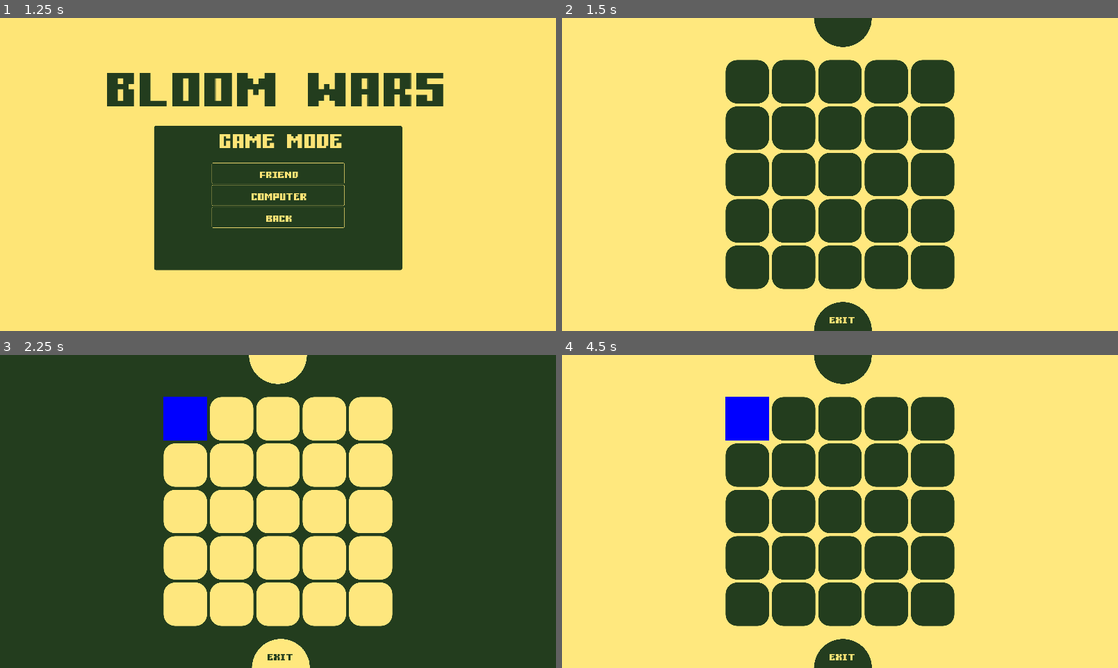
Above: before the commit, frames 1-4 (two rows, left to right).
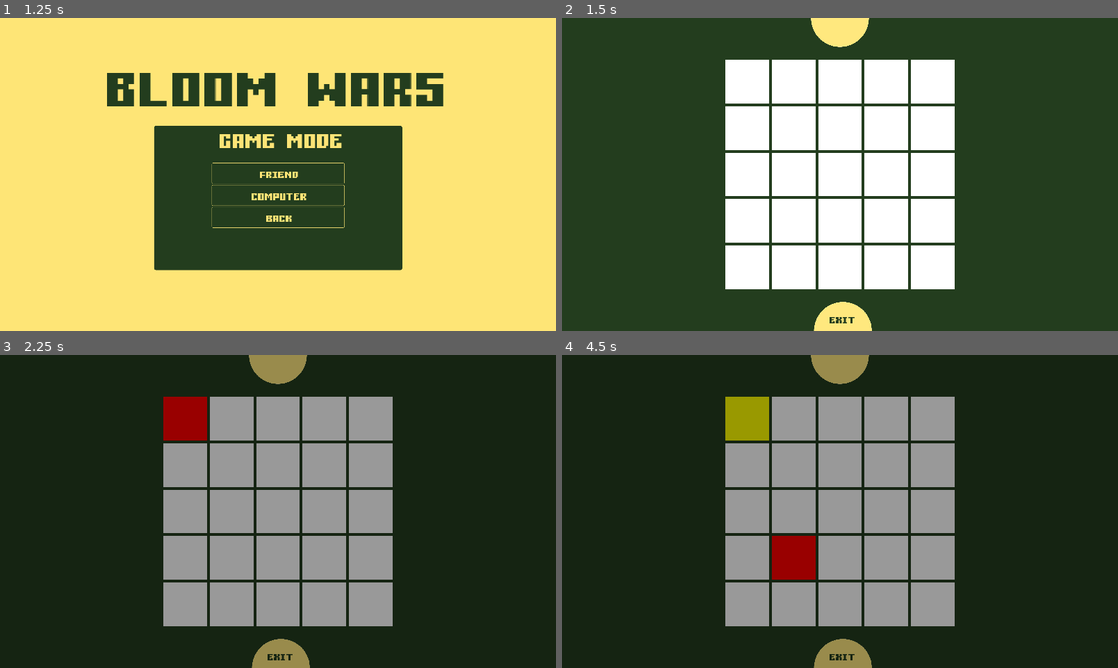
Above: after the commit, the same moments.

Repository: Abdullah-Younas/BloomWars
Game: Godot game, scene res://Scenes/MainMenu.tscn
Same seed, same stepped clock (60 frames per second), same inputs: the game is played once before the commit and once after it. Sound files missing from this copy of the repository are replaced by a short silence.
Inputs (mouse positions are in pixels of both pictures, inside the frame that each line leads up to):
- Up to frame 1 (1.25 s): click "START GAME" at 0.5 s
- Up to frame 2 (1.5 s): click "FRIEND" at 1.25 s
- Up to frame 3 (2.25 s): tap Enter at 2 s; move the mouse to (183, 417) at 2.02 s; click (183, 417) at 2.17 s
- Up to frame 4 (4.5 s): tap Space at 2.75, 4.25 s; click (745, 417) at 2.92 s; tap Enter at 3.5 s; move the mouse to (895, 442) at 3.52 s; click (895, 442) at 3.67 s; move the mouse to (812, 574) at 4.27 s; click (812, 574) at 4.42 s

Frame 1 is identical in both runs. In frame 2, 100% of the frame differs, in the area x 0-100%, y 0-100%; in frame 3, 100%; in frame 4, 100%.

Commit message:
BloomWarsV0.50

Diff:
--- a/BloomWars/Scenes/MainGame.gd
+++ b/BloomWars/Scenes/MainGame.gd
@@ -1,24 +1,109 @@
 extends Control
 
-@onready var light_mode = $LightMode
-@onready var dark_mode = $DarkMode
+@onready var grid_container_d = $DarkMode/GridContainerD
 
-var light_turn := true # start with light mode's turn
+var rows = 5
+var cols = 5
+var light_turn := true
+var current_player: int = 1
+var grid = []
+
+func end_turn():
+	current_player = 2 if current_player == 1 else 1
+	print("Player", current_player, "turn!")
+
+
+@onready var D00 = $DarkMode/GridContainerD/Label
+@onready var D01 = $DarkMode/GridContainerD/Label2
+@onready var D02 = $DarkMode/GridContainerD/Label3
+@onready var D03 = $DarkMode/GridContainerD/Label4
+@onready var D04 = $DarkMode/GridContainerD/Label5
+@onready var D05 = $DarkMode/GridContainerD/Label6
+@onready var D06 = $DarkMode/GridContainerD/Label7
+@onready var D07 = $DarkMode/GridContainerD/Label8
+@onready var D08 = $DarkMode/GridContainerD/Label9
+@onready var D09 = $DarkMode/GridContainerD/Label10
+@onready var D10 = $DarkMode/GridContainerD/Label11
+@onready var D11 = $DarkMode/GridContainerD/Label12
+@onready var D12 = $DarkMode/GridContainerD/Label13
+@onready var D13 = $DarkMode/GridContainerD/Label14
+@onready var D14 = $DarkMode/GridContainerD/Label15
+@onready var D15 = $DarkMode/GridContainerD/Label16
+@onready var D16 = $DarkMode/GridContainerD/Label17
+@onready var D17 = $DarkMode/GridContainerD/Label18
+@onready var D18 = $DarkMode/GridContainerD/Label19
+@onready var D19 = $DarkMode/GridContainerD/Label20
+@onready var D20 = $DarkMode/GridContainerD/Label21
+@onready var D21 = $DarkMode/GridContainerD/Label22
+@onready var D22 = $DarkMode/GridContainerD/Label23
+@onready var D23 = $DarkMode/GridContainerD/Label24
+@onready var D24 = $DarkMode/GridContainerD/Label25
 
 func _ready():
+	# Fill grid with label references
+	grid = [
+		[D00, D01, D02, D03, D04],
+		[D05, D06, D07, D08, D09],
+		[D10, D11, D12, D13, D14],
+		[D15, D16, D17, D18, D19],
+		[D20, D21, D22, D23, D24],
+	]
+	var i = 0
+	for r in range(rows):
+		grid.append([])
+		for c in range(cols):
+			var cell = grid_container_d.get_child(i)
+			cell.click_count = 0
+			cell.set_color(Color.WHITE)
+			cell.connect("gui_input", Callable(self, "_on_cell_clicked").bind(r, c))
+			grid[r].append(cell)
+			i += 1
 	_update_mode()
+
+func _on_cell_clicked(event: InputEvent, r, c):
+	if event is InputEventMouseButton and event.button_index == MOUSE_BUTTON_LEFT and event.pressed:
+		var color_to_use = Color.RED if light_turn else Color.YELLOW
+
+		grid[r][c].set_color(color_to_use)
+		grid[r][c].click_count += 1
+
+		if grid[r][c].click_count >= 4:
+			_explode(r, c)
+
+		switch_turn()
+
+
+func _explode(r, c):
+	var old_color = grid[r][c].get_color()
+
+	grid[r][c].set_color(Color.WHITE)
+	grid[r][c].click_count = 0
+
+	for offset in [[0,-1], [0,1], [-1,0], [1,0]]:
+		var nr = r + offset[0]
+		var nc = c + offset[1]
+		if nr >= 0 and nr < rows and nc >= 0 and nc < cols:
+			var neighbor = grid[nr][nc]
+			if neighbor.get_color() != old_color and neighbor.get_color() != Color.WHITE:
+				neighbor.click_count += 1
+			else:
+				neighbor.click_count = 1
+
+			neighbor.set_color(old_color)
+
 
 func switch_turn():
 	light_turn = !light_turn
 	_update_mode()
 
+
 func _update_mode():
-	light_mode.visible = light_turn
-	dark_mode.visible =  !light_turn
+	# Here you can change UI theme depending on player
+	if light_turn:
+		modulate = Color(1, 1, 1)  # example: white tint for light mode
+	else:
+		modulate = Color(0.6, 0.6, 0.6)  # example: grey tint for dark mode
+
 
 func _on_exit_2m_pressed():
 	get_tree().change_scene_to_file("res://Scenes/MainMenu.tscn")
-
-func _input(event):
-	if Input.is_mouse_button_pressed(MOUSE_BUTTON_LEFT):
-		switch_turn()
--- a/BloomWars/Scenes/MainGame.tscn
+++ b/BloomWars/Scenes/MainGame.tscn
@@ -1,8 +1,6 @@
-[gd_scene load_steps=17 format=3 uid="uid://bdb486pk62er2"]
-
-[ext_resource type="Texture2D" uid="uid://c3hqyq04y11tb" path="res://Assets/LightBG.png" id="1_myymi"]
+[gd_scene load_steps=13 format=3 uid="uid://bdb486pk62er2"]
+
 [ext_resource type="Script" path="res://Scenes/MainGame.gd" id="1_s0qov"]
-[ext_resource type="Texture2D" uid="uid://dxj4lr2187ex7" path="res://Assets/UISemiCircle4Light.png" id="2_tcnmq"]
 [ext_resource type="Script" path="res://Scripts/Label.gd" id="3_bswlg"]
 [ext_resource type="Texture2D" uid="uid://o8aad267hmvs" path="res://Assets/DarkBG.png" id="4_aj7nr"]
 [ext_resource type="FontFile" uid="uid://ck7n44exy53bg" path="res://Assets/Fonts/Gamer.ttf" id="5_h67eh"]
@@ -32,16 +30,6 @@
 
 [sub_resource type="StyleBoxFlat" id="StyleBoxFlat_b1xo8"]
 bg_color = Color(0.141176, 0.239216, 0.121569, 0)
-
-[sub_resource type="StyleBoxTexture" id="StyleBoxTexture_812u5"]
-texture = ExtResource("1_myymi")
-
-[sub_resource type="StyleBoxFlat" id="StyleBoxFlat_a43gy"]
-bg_color = Color(0.136719, 0.238281, 0.117188, 1)
-corner_radius_top_left = 40
-corner_radius_top_right = 40
-corner_radius_bottom_right = 40
-corner_radius_bottom_left = 40
 
 [node name="Control" type="Control"]
 layout_mode = 3
@@ -88,122 +76,170 @@
 [node name="Label2" type="Label" parent="DarkMode/GridContainerD"]
 custom_minimum_size = Vector2(150, 150)
 layout_mode = 2
-theme_override_styles/normal = SubResource("StyleBoxFlat_ajusl")
+mouse_filter = 0
+theme_override_styles/normal = SubResource("StyleBoxFlat_ajusl")
+script = ExtResource("3_bswlg")
 
 [node name="Label3" type="Label" parent="DarkMode/GridContainerD"]
 custom_minimum_size = Vector2(150, 150)
 layout_mode = 2
-theme_override_styles/normal = SubResource("StyleBoxFlat_ajusl")
+mouse_filter = 0
+theme_override_styles/normal = SubResource("StyleBoxFlat_ajusl")
+script = ExtResource("3_bswlg")
 
 [node name="Label4" type="Label" parent="DarkMode/GridContainerD"]
 custom_minimum_size = Vector2(150, 150)
 layout_mode = 2
-theme_override_styles/normal = SubResource("StyleBoxFlat_ajusl")
+mouse_filter = 0
+theme_override_styles/normal = SubResource("StyleBoxFlat_ajusl")
+script = ExtResource("3_bswlg")
 
 [node name="Label5" type="Label" parent="DarkMode/GridContainerD"]
 custom_minimum_size = Vector2(150, 150)
 layout_mode = 2
-theme_override_styles/normal = SubResource("StyleBoxFlat_ajusl")
+mouse_filter = 0
+theme_override_styles/normal = SubResource("StyleBoxFlat_ajusl")
+script = ExtResource("3_bswlg")
 
 [node name="Label6" type="Label" parent="DarkMode/GridContainerD"]
 custom_minimum_size = Vector2(150, 150)
 layout_mode = 2
-theme_override_styles/normal = SubResource("StyleBoxFlat_ajusl")
+mouse_filter = 0
+theme_override_styles/normal = SubResource("StyleBoxFlat_ajusl")
+script = ExtResource("3_bswlg")
 
 [node name="Label7" type="Label" parent="DarkMode/GridContainerD"]
 custom_minimum_size = Vector2(150, 150)
 layout_mode = 2
-theme_override_styles/normal = SubResource("StyleBoxFlat_ajusl")
+mouse_filter = 0
+theme_override_styles/normal = SubResource("StyleBoxFlat_ajusl")
+script = ExtResource("3_bswlg")
 
 [node name="Label8" type="Label" parent="DarkMode/GridContainerD"]
 custom_minimum_size = Vector2(150, 150)
 layout_mode = 2
-theme_override_styles/normal = SubResource("StyleBoxFlat_ajusl")
+mouse_filter = 0
+theme_override_styles/normal = SubResource("StyleBoxFlat_ajusl")
+script = ExtResource("3_bswlg")
 
 [node name="Label9" type="Label" parent="DarkMode/GridContainerD"]
 custom_minimum_size = Vector2(150, 150)
 layout_mode = 2
-theme_override_styles/normal = SubResource("StyleBoxFlat_ajusl")
+mouse_filter = 0
+theme_override_styles/normal = SubResource("StyleBoxFlat_ajusl")
+script = ExtResource("3_bswlg")
 
 [node name="Label10" type="Label" parent="DarkMode/GridContainerD"]
 custom_minimum_size = Vector2(150, 150)
 layout_mode = 2
-theme_override_styles/normal = SubResource("StyleBoxFlat_ajusl")
+mouse_filter = 0
+theme_override_styles/normal = SubResource("StyleBoxFlat_ajusl")
+script = ExtResource("3_bswlg")
 
 [node name="Label11" type="Label" parent="DarkMode/GridContainerD"]
 custom_minimum_size = Vector2(150, 150)
 layout_mode = 2
-theme_override_styles/normal = SubResource("StyleBoxFlat_ajusl")
+mouse_filter = 0
+theme_override_styles/normal = SubResource("StyleBoxFlat_ajusl")
+script = ExtResource("3_bswlg")
 
 [node name="Label12" type="Label" parent="DarkMode/GridContainerD"]
 custom_minimum_size = Vector2(150, 150)
 layout_mode = 2
-theme_override_styles/normal = SubResource("StyleBoxFlat_ajusl")
+mouse_filter = 0
+theme_override_styles/normal = SubResource("StyleBoxFlat_ajusl")
+script = ExtResource("3_bswlg")
 
 [node name="Label13" type="Label" parent="DarkMode/GridContainerD"]
 custom_minimum_size = Vector2(150, 150)
 layout_mode = 2
-theme_override_styles/normal = SubResource("StyleBoxFlat_ajusl")
+mouse_filter = 0
+theme_override_styles/normal = SubResource("StyleBoxFlat_ajusl")
+script = ExtResource("3_bswlg")
 
 [node name="Label14" type="Label" parent="DarkMode/GridContainerD"]
 custom_minimum_size = Vector2(150, 150)
 layout_mode = 2
-theme_override_styles/normal = SubResource("StyleBoxFlat_ajusl")
+mouse_filter = 0
+theme_override_styles/normal = SubResource("StyleBoxFlat_ajusl")
+script = ExtResource("3_bswlg")
 
 [node name="Label15" type="Label" parent="DarkMode/GridContainerD"]
 custom_minimum_size = Vector2(150, 150)
 layout_mode = 2
-theme_override_styles/normal = SubResource("StyleBoxFlat_ajusl")
+mouse_filter = 0
+theme_override_styles/normal = SubResource("StyleBoxFlat_ajusl")
+script = ExtResource("3_bswlg")
 
 [node name="Label16" type="Label" parent="DarkMode/GridContainerD"]
 custom_minimum_size = Vector2(150, 150)
 layout_mode = 2
-theme_override_styles/normal = SubResource("StyleBoxFlat_ajusl")
+mouse_filter = 0
+theme_override_styles/normal = SubResource("StyleBoxFlat_ajusl")
+script = ExtResource("3_bswlg")
 
 [node name="Label17" type="Label" parent="DarkMode/GridContainerD"]
 custom_minimum_size = Vector2(150, 150)
 layout_mode = 2
-theme_override_styles/normal = SubResource("StyleBoxFlat_ajusl")
+mouse_filter = 0
+theme_override_styles/normal = SubResource("StyleBoxFlat_ajusl")
+script = ExtResource("3_bswlg")
 
 [node name="Label18" type="Label" parent="DarkMode/GridContainerD"]
 custom_minimum_size = Vector2(150, 150)
 layout_mode = 2
-theme_override_styles/normal = SubResource("StyleBoxFlat_ajusl")
+mouse_filter = 0
+theme_override_styles/normal = SubResource("StyleBoxFlat_ajusl")
+script = ExtResource("3_bswlg")
 
 [node name="Label19" type="Label" parent="DarkMode/GridContainerD"]
 custom_minimum_size = Vector2(150, 150)
 layout_mode = 2
-theme_override_styles/normal = SubResource("StyleBoxFlat_ajusl")
+mouse_filter = 0
+theme_override_styles/normal = SubResource("StyleBoxFlat_ajusl")
+script = ExtResource("3_bswlg")
 
 [node name="Label20" type="Label" parent="DarkMode/GridContainerD"]
 custom_minimum_size = Vector2(150, 150)
 layout_mode = 2
-theme_override_styles/normal = SubResource("StyleBoxFlat_ajusl")
+mouse_filter = 0
+theme_override_styles/normal = SubResource("StyleBoxFlat_ajusl")
+script = ExtResource("3_bswlg")
 
 [node name="Label21" type="Label" parent="DarkMode/GridContainerD"]
 custom_minimum_size = Vector2(150, 150)
 layout_mode = 2
-theme_override_styles/normal = SubResource("StyleBoxFlat_ajusl")
+mouse_filter = 0
+theme_override_styles/normal = SubResource("StyleBoxFlat_ajusl")
+script = ExtResource("3_bswlg")
 
 [node name="Label22" type="Label" parent="DarkMode/GridContainerD"]
 custom_minimum_size = Vector2(150, 150)
 layout_mode = 2
-theme_override_styles/normal = SubResource("StyleBoxFlat_ajusl")
+mouse_filter = 0
+theme_override_styles/normal = SubResource("StyleBoxFlat_ajusl")
+script = ExtResource("3_bswlg")
 
 [node name="Label23" type="Label" parent="DarkMode/GridContainerD"]
 custom_minimum_size = Vector2(150, 150)
 layout_mode = 2
-theme_override_styles/normal = SubResource("StyleBoxFlat_ajusl")
+mouse_filter = 0
+theme_override_styles/normal = SubResource("StyleBoxFlat_ajusl")
+script = ExtResource("3_bswlg")
 
 [node name="Label24" type="Label" parent="DarkMode/GridContainerD"]
 custom_minimum_size = Vector2(150, 150)
 layout_mode = 2
-theme_override_styles/normal = SubResource("StyleBoxFlat_ajusl")
+mouse_filter = 0
+theme_override_styles/normal = SubResource("StyleBoxFlat_ajusl")
+script = ExtResource("3_bswlg")
 
 [node name="Label25" type="Label" parent="DarkMode/GridContainerD"]
 custom_minimum_size = Vector2(150, 150)
 layout_mode = 2
-theme_override_styles/normal = SubResource("StyleBoxFlat_ajusl")
+mouse_filter = 0
+theme_override_styles/normal = SubResource("StyleBoxFlat_ajusl")
+script = ExtResource("3_bswlg")
 
 [node name="ExitButton" type="TextureRect" parent="DarkMode"]
 layout_mode = 1
@@ -270,224 +306,4 @@
 theme_override_styles/focus = SubResource("StyleBoxFlat_b1xo8")
 text = "EXIT"
 
-[node name="LightMode" type="Panel" parent="."]
-layout_mode = 1
-anchors_preset = 15
-anchor_right = 1.0
-anchor_bottom = 1.0
-grow_horizontal = 2
-grow_vertical = 2
-theme_override_styles/panel = SubResource("StyleBoxTexture_812u5")
-
-[node name="GridContainerL" type="GridContainer" parent="LightMode"]
-layout_mode = 1
-anchors_preset = 8
-anchor_left = 0.5
-anchor_top = 0.5
-anchor_right = 0.5
-anchor_bottom = 0.5
-offset_left = -395.0
-offset_top = -395.0
-offset_right = 395.0
-offset_bottom = 395.0
-grow_horizontal = 2
-grow_vertical = 2
-theme_override_constants/h_separation = 10
-theme_override_constants/v_separation = 10
-columns = 5
-
-[node name="Label" type="Label" parent="LightMode/GridContainerL"]
-custom_minimum_size = Vector2(150, 150)
-layout_mode = 2
-mouse_filter = 0
-theme_override_styles/normal = SubResource("StyleBoxFlat_a43gy")
-script = ExtResource("3_bswlg")
-
-[node name="Label2" type="Label" parent="LightMode/GridContainerL"]
-custom_minimum_size = Vector2(150, 150)
-layout_mode = 2
-theme_override_styles/normal = SubResource("StyleBoxFlat_a43gy")
-
-[node name="Label3" type="Label" parent="LightMode/GridContainerL"]
-custom_minimum_size = Vector2(150, 150)
-layout_mode = 2
-theme_override_styles/normal = SubResource("StyleBoxFlat_a43gy")
-
-[node name="Label4" type="Label" parent="LightMode/GridContainerL"]
-custom_minimum_size = Vector2(150, 150)
-layout_mode = 2
-theme_override_styles/normal = SubResource("StyleBoxFlat_a43gy")
-
-[node name="Label5" type="Label" parent="LightMode/GridContainerL"]
-custom_minimum_size = Vector2(150, 150)
-layout_mode = 2
-theme_override_styles/normal = SubResource("StyleBoxFlat_a43gy")
-
-[node name="Label6" type="Label" parent="LightMode/GridContainerL"]
-custom_minimum_size = Vector2(150, 150)
-layout_mode = 2
-theme_override_styles/normal = SubResource("StyleBoxFlat_a43gy")
-
-[node name="Label7" type="Label" parent="LightMode/GridContainerL"]
-custom_minimum_size = Vector2(150, 150)
-layout_mode = 2
-theme_override_styles/normal = SubResource("StyleBoxFlat_a43gy")
-
-[node name="Label8" type="Label" parent="LightMode/GridContainerL"]
-custom_minimum_size = Vector2(150, 150)
-layout_mode = 2
-theme_override_styles/normal = SubResource("StyleBoxFlat_a43gy")
-
-[node name="Label9" type="Label" parent="LightMode/GridContainerL"]
-custom_minimum_size = Vector2(150, 150)
-layout_mode = 2
-theme_override_styles/normal = SubResource("StyleBoxFlat_a43gy")
-
-[node name="Label10" type="Label" parent="LightMode/GridContainerL"]
-custom_minimum_size = Vector2(150, 150)
-layout_mode = 2
-theme_override_styles/normal = SubResource("StyleBoxFlat_a43gy")
-
-[node name="Label11" type="Label" parent="LightMode/GridContainerL"]
-custom_minimum_size = Vector2(150, 150)
-layout_mode = 2
-theme_override_styles/normal = SubResource("StyleBoxFlat_a43gy")
-
-[node name="Label12" type="Label" parent="LightMode/GridContainerL"]
-custom_minimum_size = Vector2(150, 150)
-layout_mode = 2
-theme_override_styles/normal = SubResource("StyleBoxFlat_a43gy")
-
-[node name="Label13" type="Label" parent="LightMode/GridContainerL"]
-custom_minimum_size = Vector2(150, 150)
-layout_mode = 2
-theme_override_styles/normal = SubResource("StyleBoxFlat_a43gy")
-
-[node name="Label14" type="Label" parent="LightMode/GridContainerL"]
-custom_minimum_size = Vector2(150, 150)
-layout_mode = 2
-theme_override_styles/normal = SubResource("StyleBoxFlat_a43gy")
-
-[node name="Label15" type="Label" parent="LightMode/GridContainerL"]
-custom_minimum_size = Vector2(150, 150)
-layout_mode = 2
-theme_override_styles/normal = SubResource("StyleBoxFlat_a43gy")
-
-[node name="Label16" type="Label" parent="LightMode/GridContainerL"]
-custom_minimum_size = Vector2(150, 150)
-layout_mode = 2
-theme_override_styles/normal = SubResource("StyleBoxFlat_a43gy")
-
-[node name="Label17" type="Label" parent="LightMode/GridContainerL"]
-custom_minimum_size = Vector2(150, 150)
-layout_mode = 2
-theme_override_styles/normal = SubResource("StyleBoxFlat_a43gy")
-
-[node name="Label18" type="Label" parent="LightMode/GridContainerL"]
-custom_minimum_size = Vector2(150, 150)
-layout_mode = 2
-theme_override_styles/normal = SubResource("StyleBoxFlat_a43gy")
-
-[node name="Label19" type="Label" parent="LightMode/GridContainerL"]
-custom_minimum_size = Vector2(150, 150)
-layout_mode = 2
-theme_override_styles/normal = SubResource("StyleBoxFlat_a43gy")
-
-[node name="Label20" type="Label" parent="LightMode/GridContainerL"]
-custom_minimum_size = Vector2(150, 150)
-layout_mode = 2
-theme_override_styles/normal = SubResource("StyleBoxFlat_a43gy")
-
-[node name="Label21" type="Label" parent="LightMode/GridContainerL"]
-custom_minimum_size = Vector2(150, 150)
-layout_mode = 2
-theme_override_styles/normal = SubResource("StyleBoxFlat_a43gy")
-
-[node name="Label22" type="Label" parent="LightMode/GridContainerL"]
-custom_minimum_size = Vector2(150, 150)
-layout_mode = 2
-theme_override_styles/normal = SubResource("StyleBoxFlat_a43gy")
-
-[node name="Label23" type="Label" parent="LightMode/GridContainerL"]
-custom_minimum_size = Vector2(150, 150)
-layout_mode = 2
-theme_override_styles/normal = SubResource("StyleBoxFlat_a43gy")
-
-[node name="Label24" type="Label" parent="LightMode/GridContainerL"]
-custom_minimum_size = Vector2(150, 150)
-layout_mode = 2
-theme_override_styles/normal = SubResource("StyleBoxFlat_a43gy")
-
-[node name="Label25" type="Label" parent="LightMode/GridContainerL"]
-custom_minimum_size = Vector2(150, 150)
-layout_mode = 2
-theme_override_styles/normal = SubResource("StyleBoxFlat_a43gy")
-
-[node name="ExitButton" type="TextureRect" parent="LightMode"]
-layout_mode = 1
-anchors_preset = 7
-anchor_left = 0.5
-anchor_top = 1.0
-anchor_right = 0.5
-anchor_bottom = 1.0
-offset_left = -90.0
-offset_top = -200.0
-offset_right = 410.001
-offset_bottom = 300.0
-grow_horizontal = 2
-grow_vertical = 0
-scale = Vector2(0.4, 0.4)
-texture = ExtResource("2_tcnmq")
-
-[node name="ScoreBoard" type="TextureRect" parent="LightMode"]
-layout_mode = 2
-anchor_left = 0.5
-anchor_right = 0.5
-offset_left = -90.0
-offset_right = 410.0
-offset_bottom = 500.0
-grow_horizontal = 2
-scale = Vector2(0.4, 0.4)
-texture = ExtResource("2_tcnmq")
-flip_v = true
-
-[node name="Exit2M" type="Button" parent="LightMode"]
-layout_mode = 1
-anchors_preset = 7
-anchor_left = 0.5
-anchor_top = 1.0
-anchor_right = 0.5
-anchor_bottom = 1.0
-offset_left = -36.0
-offset_top = -70.0
-offset_right = 55.0
-offset_bottom = -14.0
-grow_horizontal = 2
-grow_vertical = 0
-size_flags_vertical = 3
-theme_override_colors/font_color = Color(0.992157, 0.894118, 0.462745, 1)
-theme_override_colors/font_pressed_color = Color(0.996094, 0.90625, 0.492188, 1)
-theme_override_colors/font_hover_color = Color(0.996094, 0.90625, 0.492188, 1)
-theme_override_colors/font_focus_color = Color(0.996094, 0.90625, 0.492188, 1)
-theme_override_colors/font_hover_pressed_color = Color(0.996094, 0.90625, 0.492188, 1)
-theme_override_colors/font_disabled_color = Color(0.996094, 0.90625, 0.492188, 1)
-theme_override_colors/font_outline_color = Color(0.996094, 0.90625, 0.492188, 1)
-theme_override_colors/icon_normal_color = Color(0.996094, 0.90625, 0.492188, 1)
-theme_override_colors/icon_pressed_color = Color(0.996094, 0.90625, 0.492188, 1)
-theme_override_colors/icon_hover_color = Color(0.996094, 0.90625, 0.492188, 1)
-theme_override_colors/icon_hover_pressed_color = Color(0.996094, 0.90625, 0.492188, 1)
-theme_override_colors/icon_focus_color = Color(0.996094, 0.90625, 0.492188, 1)
-theme_override_colors/icon_disabled_color = Color(0.996094, 0.90625, 0.492188, 1)
-theme_override_fonts/font = ExtResource("5_h67eh")
-theme_override_font_sizes/font_size = 60
-theme_override_styles/normal = SubResource("StyleBoxFlat_hmnge")
-theme_override_styles/hover = SubResource("StyleBoxFlat_jfjij")
-theme_override_styles/pressed = SubResource("StyleBoxFlat_wnp1r")
-theme_override_styles/disabled = SubResource("StyleBoxFlat_abijs")
-theme_override_styles/focus = SubResource("StyleBoxFlat_b1xo8")
-text = "EXIT"
-
-[connection signal="gui_input" from="DarkMode/GridContainerD/Label" to="DarkMode/GridContainerD/Label" method="_on_gui_input"]
 [connection signal="pressed" from="DarkMode/Exit2M" to="." method="_on_exit_2m_pressed"]
-[connection signal="gui_input" from="LightMode/GridContainerL/Label" to="LightMode/GridContainerL/Label" method="_on_gui_input"]
-[connection signal="pressed" from="LightMode/Exit2M" to="." method="_on_exit_2m_pressed"]
--- a/BloomWars/Scripts/Label.gd
+++ b/BloomWars/Scripts/Label.gd
@@ -1,19 +1,21 @@
+# Label.gd
 extends Label
 
-var clicked := false
-var player1 := false
+var click_count: int = 0
+var bg_color: Color = Color(1,1,1,1) # white
 
-func _on_gui_input(event):
-	if event is InputEventMouseButton and event.button_index == MOUSE_BUTTON_LEFT and event.pressed and !clicked:
-		if player1:
-			var style = StyleBoxFlat.new()
-			style.bg_color = Color.RED
-			add_theme_stylebox_override("normal", style)
-			player1 = false
-			clicked = true
-		elif !player1:
-			var style = StyleBoxFlat.new()
-			style.bg_color = Color.BLUE
-			add_theme_stylebox_override("normal", style)
-			player1 = true
-			clicked = true
+func _ready() -> void:
+	# ensure initial style matches bg_color
+	_apply_style(bg_color)
+
+func set_color(new_color: Color) -> void:
+	bg_color = new_color
+	_apply_style(bg_color)
+
+func get_color() -> Color:
+	return bg_color
+
+func _apply_style(c: Color) -> void:
+	var style := StyleBoxFlat.new()
+	style.bg_color = c
+	add_theme_stylebox_override("normal", style)
Renamed: BloomWars/icon.svg -> BloomWars/Assets/Textures/icon.svg
Not shown, changed: BloomWars/Assets/Textures/icon.svg.import
